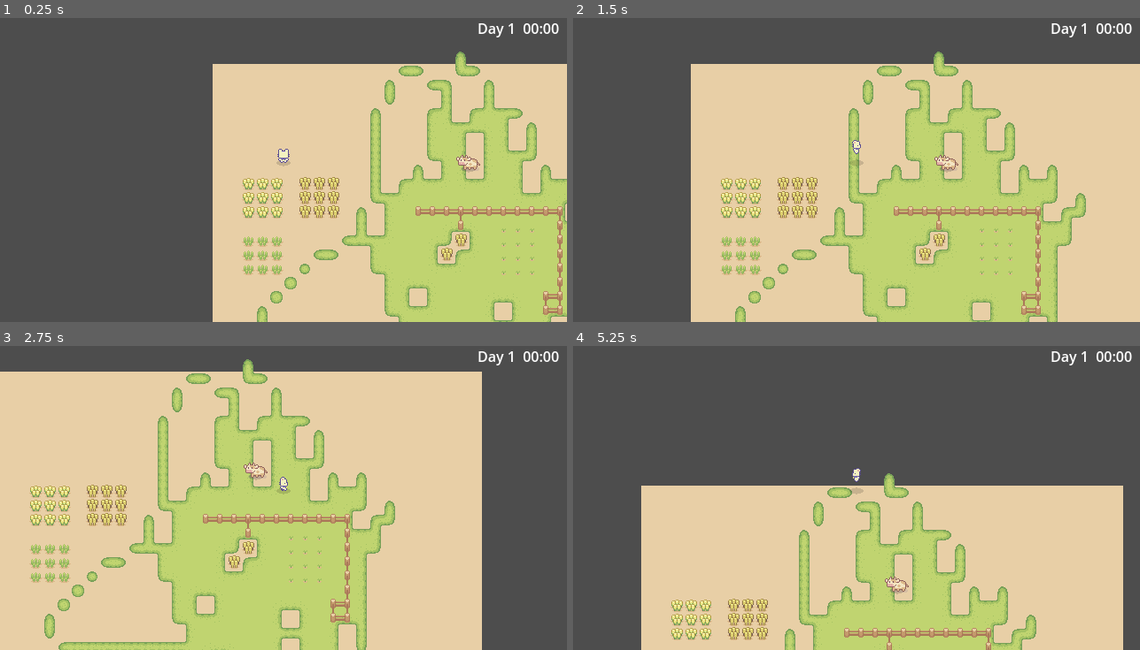
Above: before the commit, frames 1-4 (two rows, left to right).
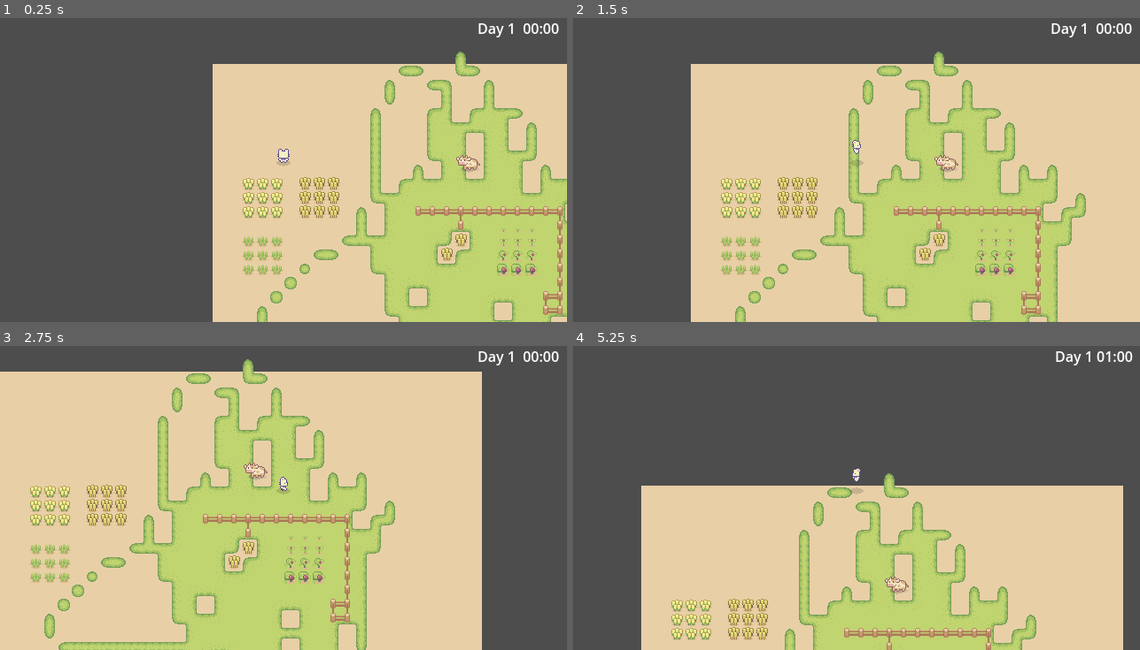
Above: after the commit, the same moments.

Repository: Maaack/Only-Harvest
Game: Godot game, scene res://Scenes/MainGameUI/MainGameUI.tscn
Two runs of this game, one before a commit and one after it. Both use one fixed random seed, a clock stepped at 60 frames per second and the inputs below.
Inputs:
- Up to frame 1 (0.25 s): no input
- Up to frame 2 (1.5 s): tap Enter at 0.5 s; hold D (move_right) 0.53-1.28 s; tap Space (jump) at 0.77 s; hold S (move_down) from 1.28 s (still down)
- Up to frame 3 (2.75 s): tap Space (jump) at 1.52 s; release S (move_down) at 2.03 s; hold D (move_right) from 2.03 s (still down)
- Up to frame 4 (5.25 s): release D (move_right) at 2.78 s; hold W (move_up) 2.78-3.53 s; tap Space (jump) at 3.02, 3.77, 4.52 s; hold A (move_left) 3.53-5.03 s; hold S (move_down) from 5.03 s (still down)

The runs differ from the first frame. In frame 1, 0.3% of the frame differs, in the area x 87-95%, y 72-85%; in frame 2, 0.3%; in frame 3, 0.3%; in frame 4, 0.3%.

Commit message:
Crops grow, but inconsistently.

Diff:
--- a/Resources/Constants.gd
+++ b/Resources/Constants.gd
@@ -13,3 +13,11 @@
 	THREE,
 	FOUR,
 }
+
+const EGGPLANT_NAME : String = "Eggplant"
+const WHEAT_NAME : String = "Wheat"
+
+const CROP_GROWTH_RATES : Dictionary = {
+	EGGPLANT_NAME : [6,6,6],
+	WHEAT_NAME : [3,3,3],
+}
--- a/Scenes/Crop/Crop.gd
+++ b/Scenes/Crop/Crop.gd
@@ -1,36 +1,65 @@
 extends Area2D
+class_name Crop
 
-@export var crop : Constants.Crops = Constants.Crops.NONE
+@export var crop_type : Constants.Crops = Constants.Crops.NONE
 @export var growth_stage : Constants.Stages = Constants.Stages.ONE
 
 @onready var animation_tree : AnimationTree = $AnimationTree
 @onready var animation_state : AnimationNodeStateMachinePlayback = animation_tree.get("parameters/playback")
 var crop_stage_animation_state = null
-var crop_state_name : String = ""
+var crop_type_name : String = ""
+var growth_rates : Array = []
+var growth_rate_iter : int = 0
+var raw_crop_age : int = 0
 
-func _set_type_state():
-	match(crop):
+func _update_crop_type():
+	match(crop_type):
 		Constants.Crops.WHEAT:
-			crop_state_name = "Wheat"
+			crop_type_name = Constants.WHEAT_NAME
 		Constants.Crops.EGGPLANT:
-			crop_state_name = "Eggplant"
-	var animation_playback_name : String = "parameters/%s/playback" % crop_state_name
+			crop_type_name = Constants.EGGPLANT_NAME
+	if crop_type_name == null or crop_type_name == "":
+		return
+	var animation_playback_name : String = "parameters/%s/playback" % crop_type_name
 	crop_stage_animation_state = animation_tree.get(animation_playback_name)
-	animation_state.travel(crop_state_name)
+	animation_state.travel(crop_type_name)
+	growth_rates = Constants.CROP_GROWTH_RATES[crop_type_name]
 
-func _set_growth_state():
+func _set_growth_rate_iter_from_stage():
+	match(growth_stage):
+		Constants.Stages.ONE:
+			growth_rate_iter = 0
+		Constants.Stages.TWO:
+			growth_rate_iter = 1
+		Constants.Stages.THREE:
+			growth_rate_iter = 2
+
+func _update_growth_stage():
 	if crop_stage_animation_state == null:
 		return
 	match(growth_stage):
 		Constants.Stages.ONE:
 			pass
 		Constants.Stages.TWO:
-			crop_stage_animation_state.travel(crop_state_name + "2")
+			crop_stage_animation_state.travel(crop_type_name + "2")
 		Constants.Stages.THREE:
-			crop_stage_animation_state.travel(crop_state_name + "3")
+			crop_stage_animation_state.travel(crop_type_name + "3")
 		Constants.Stages.FOUR:
-			crop_stage_animation_state.travel(crop_state_name + "4")
+			crop_stage_animation_state.travel(crop_type_name + "4")
+
+func _check_crop_age():
+	var total_growth_stage_duration : int = 0
+	for iter in range(growth_rate_iter + 1):
+		total_growth_stage_duration += growth_rates[iter]
+	if raw_crop_age > 0 and raw_crop_age % total_growth_stage_duration == 0:
+		growth_stage += Constants.Stages.ONE
+		_update_growth_stage()
 
 func _ready():
-	_set_type_state()
-	_set_growth_state()
+	_update_crop_type()
+	_set_growth_rate_iter_from_stage()
+	_update_growth_stage()
+
+func increment_crop_age(amount : int = 1):
+	raw_crop_age += amount
+	_check_crop_age()
--- a/Scenes/World/World.gd
+++ b/Scenes/World/World.gd
@@ -2,11 +2,16 @@
 
 signal time_updated
 
+@onready var characters_container = $Characters
 var world_time : int = 0
 var hours_in_day : int = 24
 
 func increment_world_time(amount : int = 1):
 	world_time += amount
+	var container_children : Array[Node] = characters_container.get_children()
+	for child in container_children:
+		if child is Crop:
+			child.increment_crop_age(amount)
 	emit_signal("time_updated")
 
 func _on_timer_timeout():
--- a/Scenes/World/World.tscn
+++ b/Scenes/World/World.tscn
@@ -920,7 +920,7 @@
 
 [node name="Timer" type="Timer" parent="."]
 process_callback = 0
-wait_time = 10.0
+wait_time = 5.0
 autostart = true
 
 [node name="AStarGridServer" type="Node2D" parent="." node_paths=PackedStringArray("exclude_tilemaps")]
@@ -938,202 +938,211 @@
 
 [node name="Crop" parent="Characters" instance=ExtResource("8_r1mtf")]
 position = Vector2(248, 72)
-crop = 0
+crop_type = 0
 
 [node name="Crop2" parent="Characters" instance=ExtResource("8_r1mtf")]
 position = Vector2(248, 88)
-crop = 0
+crop_type = 0
+growth_stage = 2
 
 [node name="Crop3" parent="Characters" instance=ExtResource("8_r1mtf")]
 position = Vector2(248, 104)
-crop = 0
+crop_type = 0
+growth_stage = 3
 
 [node name="Crop4" parent="Characters" instance=ExtResource("8_r1mtf")]
 position = Vector2(248, 120)
-crop = 0
+crop_type = 0
+growth_stage = 4
 
 [node name="Crop5" parent="Characters" instance=ExtResource("8_r1mtf")]
 position = Vector2(264, 72)
-crop = 0
+crop_type = 0
 
 [node name="Crop6" parent="Characters" instance=ExtResource("8_r1mtf")]
 position = Vector2(264, 88)
-crop = 0
+crop_type = 0
+growth_stage = 2
 
 [node name="Crop7" parent="Characters" instance=ExtResource("8_r1mtf")]
 position = Vector2(264, 104)
-crop = 0
+crop_type = 0
+growth_stage = 3
 
 [node name="Crop8" parent="Characters" instance=ExtResource("8_r1mtf")]
 position = Vector2(264, 120)
-crop = 0
+crop_type = 0
+growth_stage = 4
 
 [node name="Crop9" parent="Characters" instance=ExtResource("8_r1mtf")]
 position = Vector2(280, 72)
-crop = 0
+crop_type = 0
 
 [node name="Crop10" parent="Characters" instance=ExtResource("8_r1mtf")]
 position = Vector2(280, 88)
-crop = 0
+crop_type = 0
+growth_stage = 2
 
 [node name="Crop11" parent="Characters" instance=ExtResource("8_r1mtf")]
 position = Vector2(280, 104)
-crop = 0
+crop_type = 0
+growth_stage = 3
 
 [node name="Crop12" parent="Characters" instance=ExtResource("8_r1mtf")]
 position = Vector2(280, 120)
-crop = 0
+crop_type = 0
+growth_stage = 4
 
 [node name="Crop13" parent="Characters" instance=ExtResource("8_r1mtf")]
 position = Vector2(280, 264)
-crop = 1
+crop_type = 1
 
 [node name="Crop14" parent="Characters" instance=ExtResource("8_r1mtf")]
 position = Vector2(280, 280)
-crop = 1
+crop_type = 1
 
 [node name="Crop15" parent="Characters" instance=ExtResource("8_r1mtf")]
 position = Vector2(280, 296)
-crop = 1
+crop_type = 1
 
 [node name="Crop16" parent="Characters" instance=ExtResource("8_r1mtf")]
 position = Vector2(280, 312)
-crop = 1
+crop_type = 1
 
 [node name="Crop17" parent="Characters" instance=ExtResource("8_r1mtf")]
 position = Vector2(296, 264)
-crop = 1
+crop_type = 1
 
 [node name="Crop18" parent="Characters" instance=ExtResource("8_r1mtf")]
 position = Vector2(296, 280)
-crop = 1
+crop_type = 1
 
 [node name="Crop19" parent="Characters" instance=ExtResource("8_r1mtf")]
 position = Vector2(296, 296)
-crop = 1
+crop_type = 1
 
 [node name="Crop20" parent="Characters" instance=ExtResource("8_r1mtf")]
 position = Vector2(296, 312)
-crop = 1
+crop_type = 1
 
 [node name="Crop21" parent="Characters" instance=ExtResource("8_r1mtf")]
 position = Vector2(312, 264)
-crop = 1
+crop_type = 1
 growth_stage = 2
 
 [node name="Crop22" parent="Characters" instance=ExtResource("8_r1mtf")]
 position = Vector2(312, 280)
-crop = 1
+crop_type = 1
 growth_stage = 2
 
 [node name="Crop23" parent="Characters" instance=ExtResource("8_r1mtf")]
 position = Vector2(312, 296)
-crop = 1
+crop_type = 1
 growth_stage = 2
 
 [node name="Crop24" parent="Characters" instance=ExtResource("8_r1mtf")]
 position = Vector2(312, 312)
-crop = 1
+crop_type = 1
 growth_stage = 2
 
 [node name="Crop25" parent="Characters" instance=ExtResource("8_r1mtf")]
 position = Vector2(328, 264)
-crop = 1
+crop_type = 1
 growth_stage = 2
 
 [node name="Crop26" parent="Characters" instance=ExtResource("8_r1mtf")]
 position = Vector2(328, 280)
-crop = 1
+crop_type = 1
 growth_stage = 2
 
 [node name="Crop27" parent="Characters" instance=ExtResource("8_r1mtf")]
 position = Vector2(328, 296)
-crop = 1
+crop_type = 1
 growth_stage = 2
 
 [node name="Crop28" parent="Characters" instance=ExtResource("8_r1mtf")]
 position = Vector2(328, 312)
-crop = 1
+crop_type = 1
 growth_stage = 2
 
 [node name="Crop29" parent="Characters" instance=ExtResource("8_r1mtf")]
 position = Vector2(344, 264)
-crop = 1
+crop_type = 1
 growth_stage = 3
 
 [node name="Crop30" parent="Characters" instance=ExtResource("8_r1mtf")]
 position = Vector2(344, 280)
-crop = 1
+crop_type = 1
 growth_stage = 3
 
 [node name="Crop31" parent="Characters" instance=ExtResource("8_r1mtf")]
 position = Vector2(344, 296)
-crop = 1
+crop_type = 1
 growth_stage = 3
 
 [node name="Crop32" parent="Characters" instance=ExtResource("8_r1mtf")]
 position = Vector2(344, 312)
-crop = 1
+crop_type = 1
 growth_stage = 3
 
 [node name="Crop33" parent="Characters" instance=ExtResource("8_r1mtf")]
 position = Vector2(360, 264)
-crop = 1
+crop_type = 1
 growth_stage = 3
 
 [node name="Crop34" parent="Characters" instance=ExtResource("8_r1mtf")]
 position = Vector2(360, 280)
-crop = 1
+crop_type = 1
 growth_stage = 3
 
 [node name="Crop35" parent="Characters" instance=ExtResource("8_r1mtf")]
 position = Vector2(360, 296)
-crop = 1
+crop_type = 1
 growth_stage = 3
 
 [node name="Crop36" parent="Characters" instance=ExtResource("8_r1mtf")]
 position = Vector2(360, 312)
-crop = 1
+crop_type = 1
 growth_stage = 3
 
 [node name="Crop37" parent="Characters" instance=ExtResource("8_r1mtf")]
 position = Vector2(376, 264)
-crop = 1
+crop_type = 1
 growth_stage = 4
 
 [node name="Crop38" parent="Characters" instance=ExtResource("8_r1mtf")]
 position = Vector2(376, 280)
-crop = 1
+crop_type = 1
 growth_stage = 4
 
 [node name="Crop39" parent="Characters" instance=ExtResource("8_r1mtf")]
 position = Vector2(376, 296)
-crop = 1
+crop_type = 1
 growth_stage = 4
 
 [node name="Crop40" parent="Characters" instance=ExtResource("8_r1mtf")]
 position = Vector2(376, 312)
-crop = 1
+crop_type = 1
 growth_stage = 4
 
 [node name="Crop41" parent="Characters" instance=ExtResource("8_r1mtf")]
 position = Vector2(392, 264)
-crop = 1
+crop_type = 1
 growth_stage = 4
 
 [node name="Crop42" parent="Characters" instance=ExtResource("8_r1mtf")]
 position = Vector2(392, 280)
-crop = 1
+crop_type = 1
 growth_stage = 4
 
 [node name="Crop43" parent="Characters" instance=ExtResource("8_r1mtf")]
 position = Vector2(392, 296)
-crop = 1
+crop_type = 1
 growth_stage = 4
 
 [node name="Crop44" parent="Characters" instance=ExtResource("8_r1mtf")]
 position = Vector2(392, 312)
-crop = 1
+crop_type = 1
 growth_stage = 4
 
 [connection signal="timeout" from="Timer" to="." method="_on_timer_timeout"]
